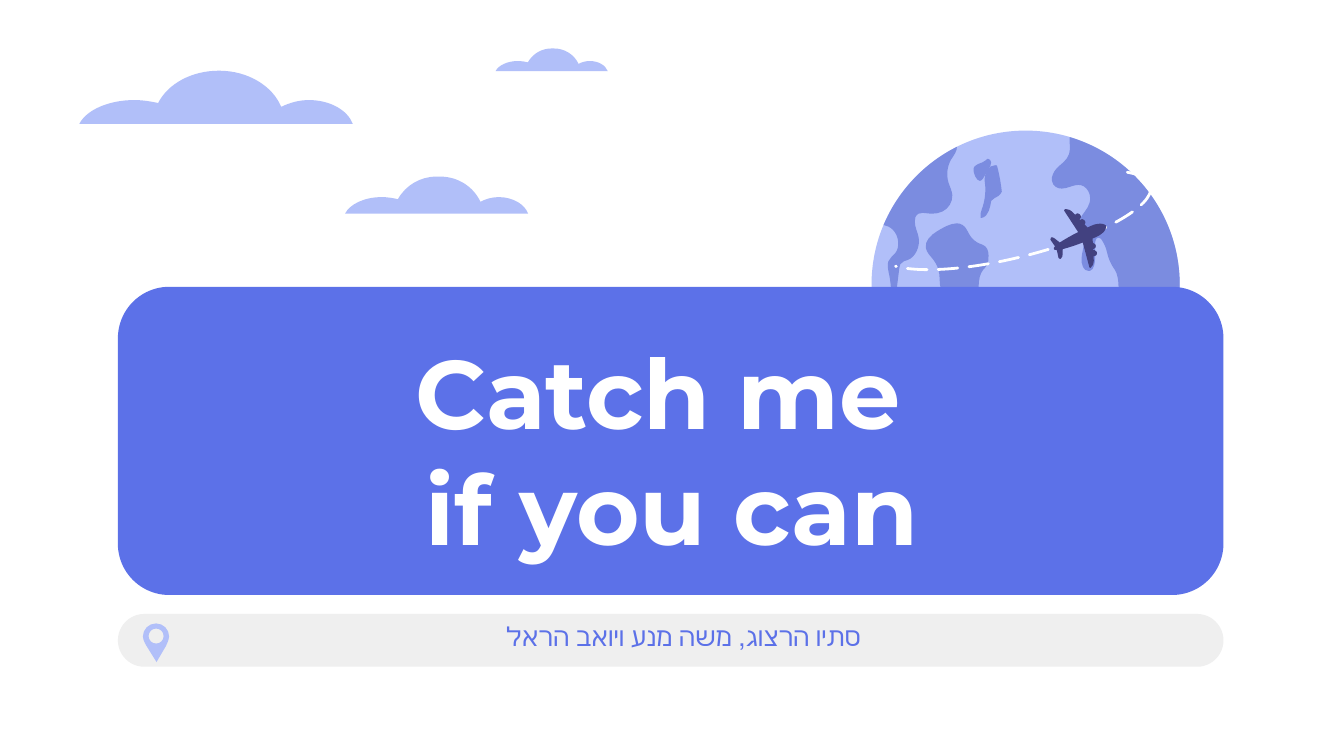
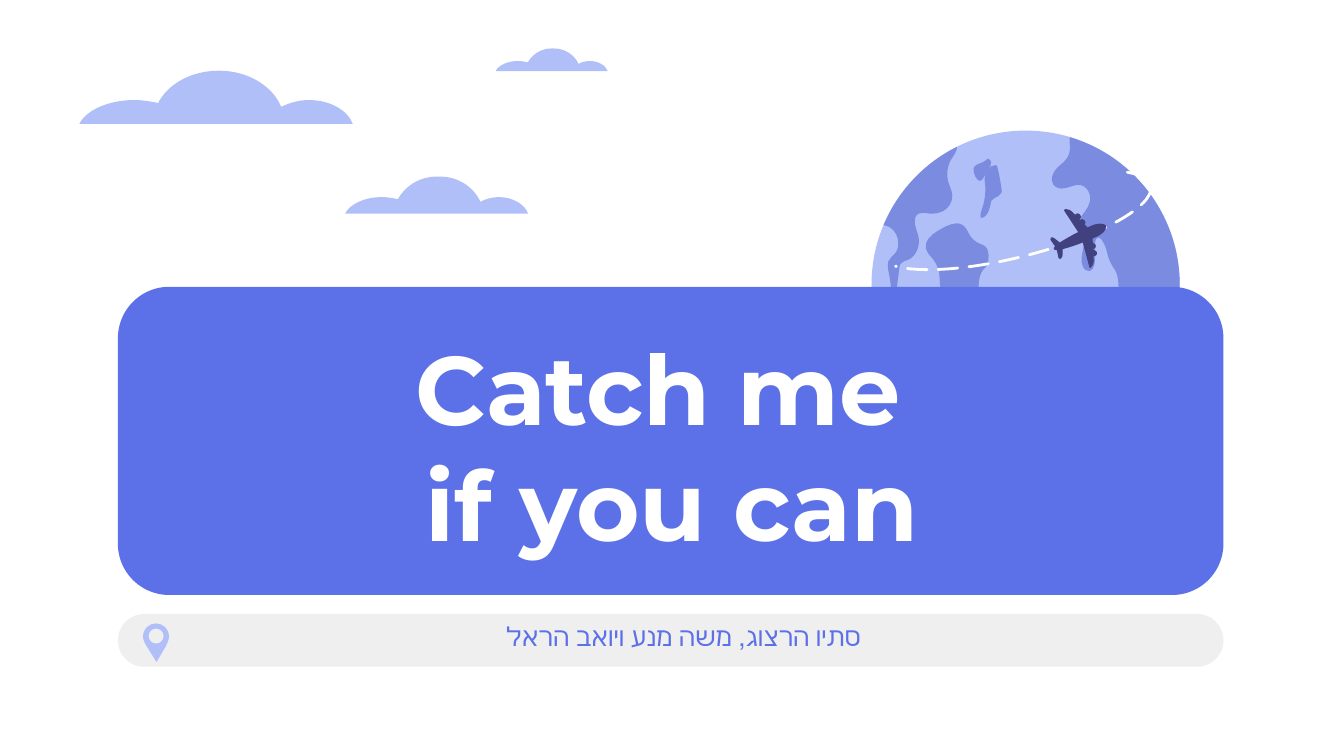
Before and after one commit to rupcgroup4/FinalProject---Model, a slide deck: slide 1 of documents/פרוייקט 7 - מצגת סוף.pptx. Drawn at 1344x756 pixels with LibreOffice and Linux fonts; fonts in the diff are those of the drawing. Boxes give left, top, right and bottom in pixels: in the first picture for what was removed or moved away, otherwise in the second. Text is boxed around its words. In the diff, an @@ line names an element or a change of style, - is before the commit and + after.

```diff
--- a/documents/פרוייקט 7 - מצגת סוף.pptx
+++ b/documents/פרוייקט 7 - מצגת סוף.pptx
@@ title "Catch me if you can": place and size @@
-title "Catch me if you can" at [415,357,918,565]
+title "Catch me if you can" at [415,353,918,561]
```
Also in this commit, not shown: 12 other slides changed, 2 other files.
